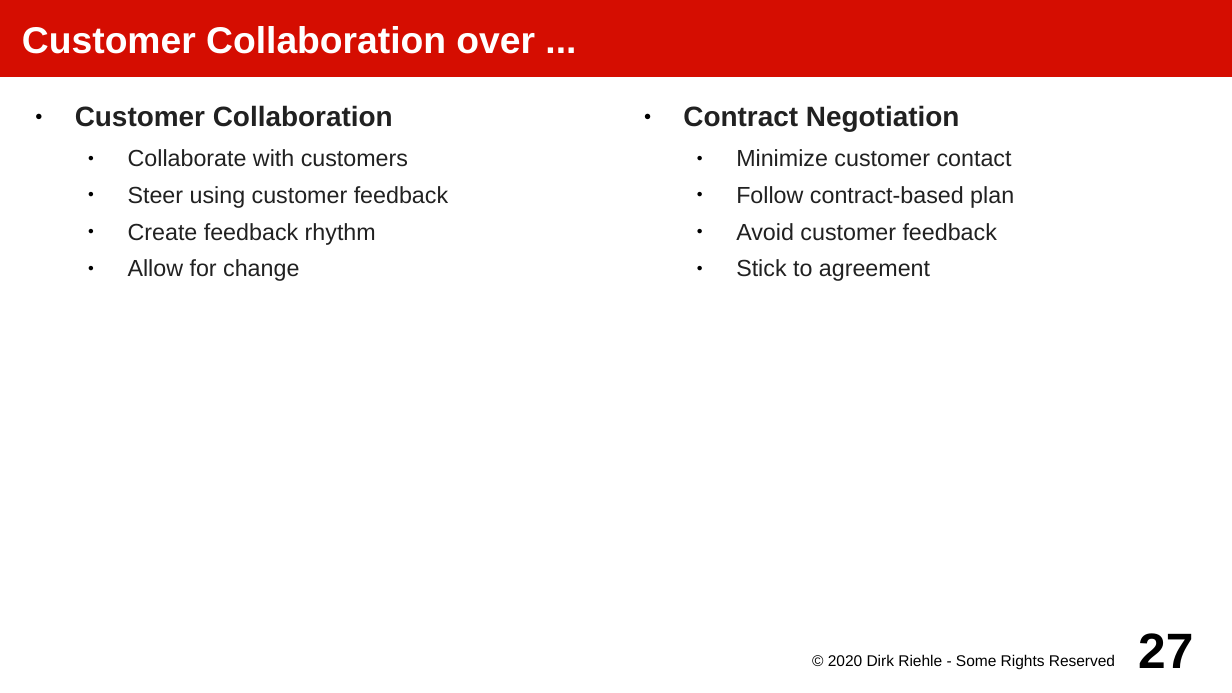
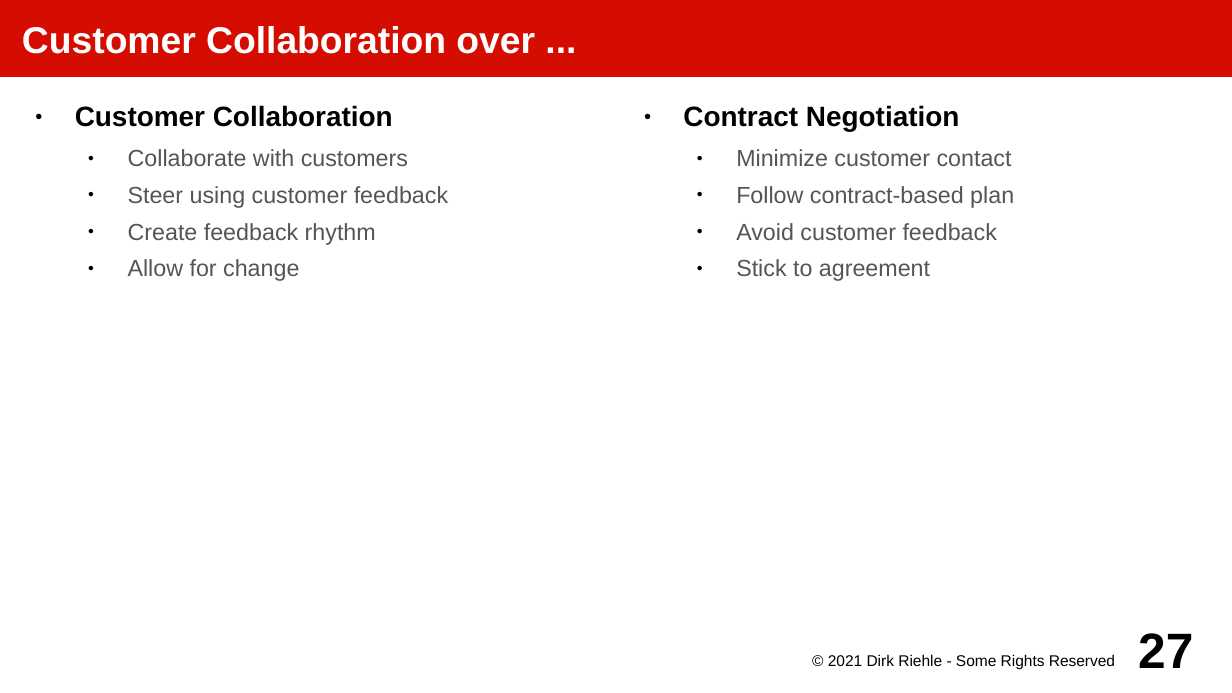
Before and after one commit to dirkriehle/amos-course, a slide deck: slide 27 of Lecture slides/AMOS C02 - Three Process Models.odp. Drawn at 1232x693 pixels with LibreOffice and Linux fonts; fonts in the diff are those of the drawing. Boxes give left, top, right and bottom in pixels: in the first picture for what was removed or moved away, otherwise in the second. Text is boxed around its words. In the diff, an @@ line names an element or a change of style, - is before the commit and + after.

```diff
--- a/Lecture slides/AMOS C02 - Three Process Models.odp
+++ b/Lecture slides/AMOS C02 - Three Process Models.odp
@@ text "Customer Collaboration" at [75,105,448,281]: text colour #212121 to #000000 in "Customer Collaboration"; text colour #212121 to #555555 in "Collaborate with customers", "Steer using customer feedback", "Create feedback rhythm", "Allow for change" @@
@@ text "Contract Negotiation" at [683,105,1014,281]: text colour #212121 to #000000 in "Contract Negotiation"; text colour #212121 to #555555 in "Minimize customer contact", "Follow contract-based plan", "Avoid customer feedback", "Stick to agreement" @@
@@ text at [828,654,1115,670]: text changed @@
-© 2020 Dirk Riehle - Some Rights Reserved
+© 2021 Dirk Riehle - Some Rights Reserved
```
Also in this commit, not shown: 39 other slides changed, 29 other files.
